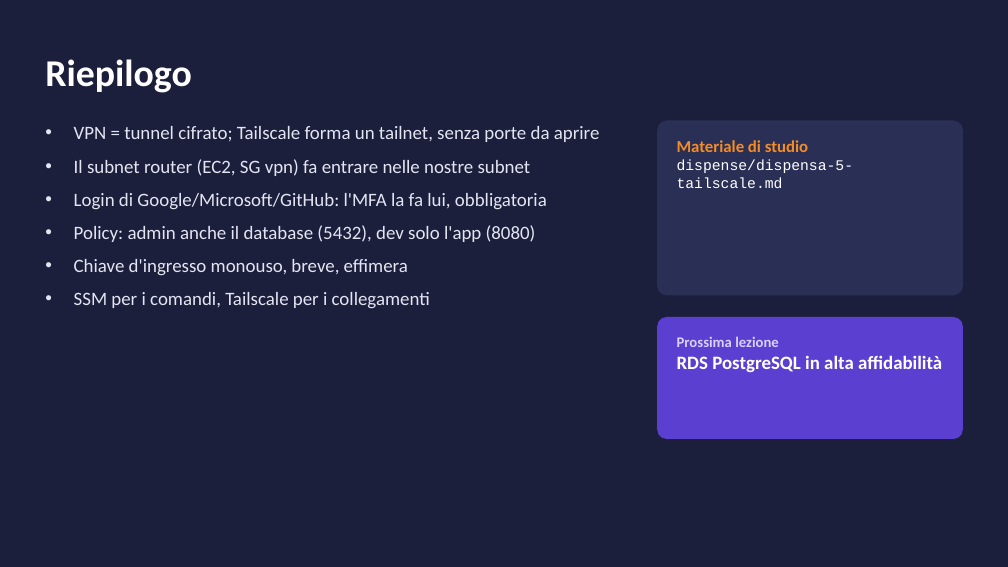
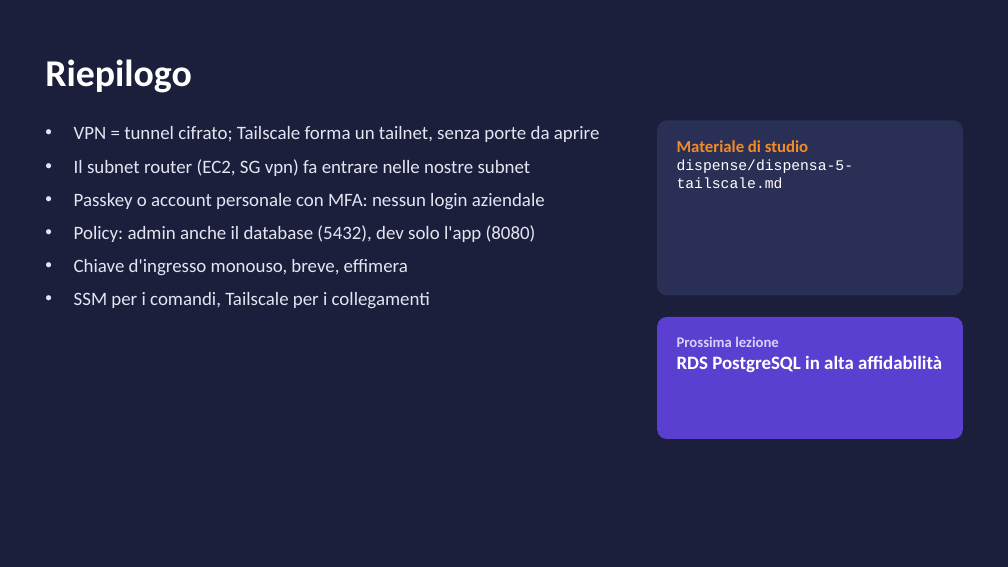
Before and after one commit to cereZ23/aws, a slide deck: slide 21 of slide/slide-5-tailscale.pptx. Drawn at 1008x567 pixels with LibreOffice and Linux fonts; fonts in the diff are those of the drawing. Boxes give left, top, right and bottom in pixels: in the first picture for what was removed or moved away, otherwise in the second. Text is boxed around its words. In the diff, an @@ line names an element or a change of style, - is before the commit and + after.

Commit message:
Lezione 5: login con passkey o account personale, nessun IdP aziendale richiesto

```diff
--- a/slide/slide-5-tailscale.pptx
+++ b/slide/slide-5-tailscale.pptx
@@ text at (x1=74, y1=193, x2=545, y2=209): text changed @@
-• Login di Google/Microsoft/GitHub: l'MFA la fa lui, obbligatoria
+• Passkey o account personale con MFA: nessun login aziendale
```
Also in this commit, not shown: 6 other slides changed, 1 slide added, 1 slide removed, 2 other files.
